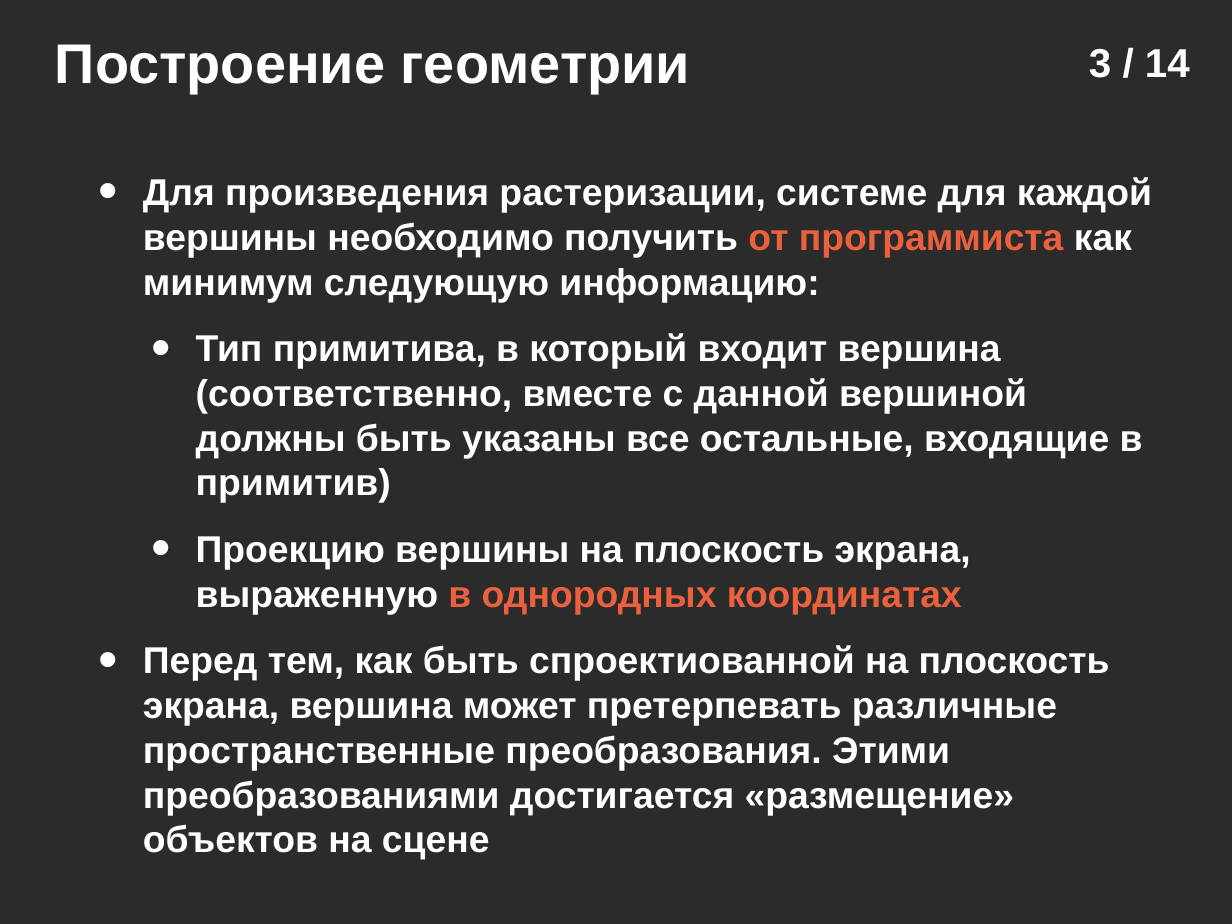
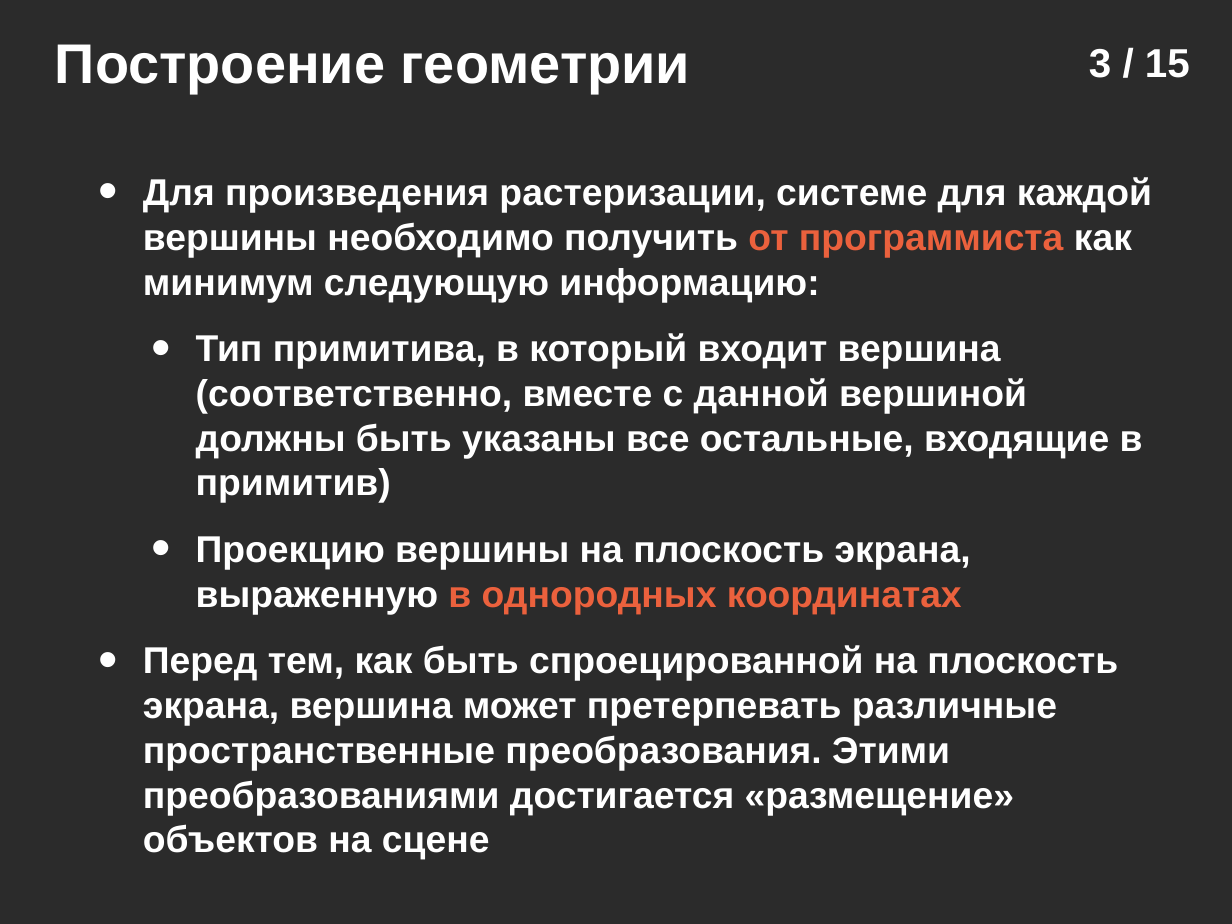
Before and after one commit to icosaeder/cg-lect, a slide deck: slide 3 of Лекции/Лекция 2/Лекция №2.odp. Drawn at 1232x924 pixels with LibreOffice and Linux fonts; fonts in the diff are those of the drawing; background and template pictures are left out; a plain dark background stands for a picture behind light text. Boxes give left, top, right and bottom in pixels: in the first picture for what was removed or moved away, otherwise in the second. Text is boxed around its words. In the diff, an @@ line names an element or a change of style, - is before the commit and + after.

```diff
--- a/Лекции/Лекция 2/Лекция №2.odp
+++ b/Лекции/Лекция 2/Лекция №2.odp
@@ page number at (1089,49,1190,78): text changed @@
-3 / 14
+3 / 15
@@ text at (143,645,1118,815): text changed @@
-• Перед тем, как быть спроектиованной на плоскость экрана, вершина может претерпевать различные пространственные преобразования. Этими преобразованиями достигается «размещение» объектов на сцене
+• Перед тем, как быть спроецированной на плоскость экрана, вершина может претерпевать различные пространственные преобразования. Этими преобразованиями достигается «размещение» объектов на сцене
```
Also in this commit, not shown: 4 other slides changed, 2 slides added, 1 slide removed, 2 other files.
